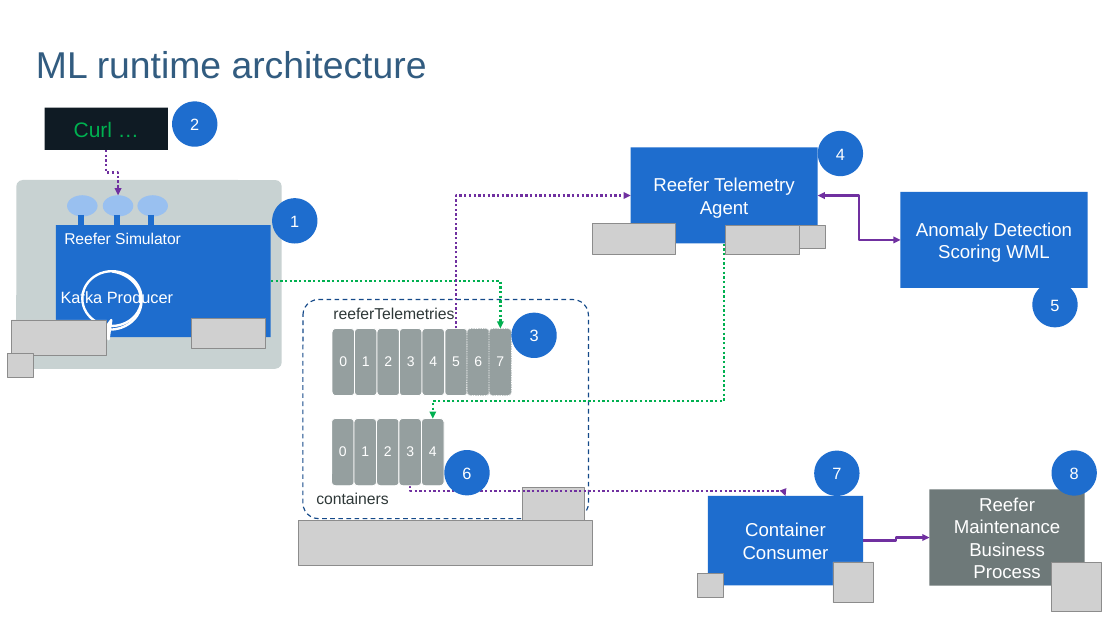
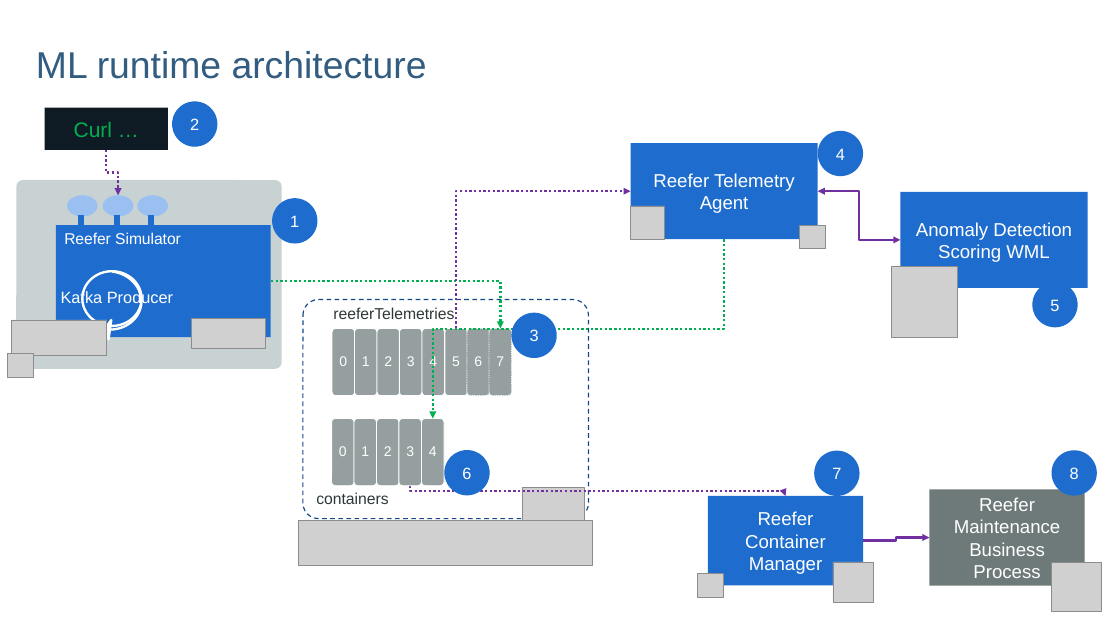
Before and after one commit to ibm-cloud-architecture/refarch-reefer-ml, a slide deck: slide 11 of docs/diagrams.pptx. Drawn at 1120x630 pixels with LibreOffice and Linux fonts; fonts in the diff are those of the drawing; grey boxes stand for pictures; background and template pictures are left out. Boxes give left, top, right and bottom in pixels: in the first picture for what was removed or moved away, otherwise in the second. Text is boxed around its words. In the diff, an @@ line names an element or a change of style, - is before the commit and + after.

```diff
--- a/docs/diagrams.pptx
+++ b/docs/diagrams.pptx
@@ rectangle "Reefer Telemetry Agent": place and size @@
-rectangle "Reefer Telemetry Agent" at bbox=[631, 148, 818, 244]
+rectangle "Reefer Telemetry Agent" at bbox=[631, 144, 818, 239]
@@ elbow arrow moved from (456, 329) - (631, 196) to (456, 329) - (631, 192) @@
@@ picture added at bbox=[631, 206, 665, 239] @@
@@ elbow double arrow moved from (818, 196) - (901, 240) to (818, 192) - (901, 240) @@
@@ elbow arrow moved from (724, 244) - (433, 418) to (724, 239) - (433, 418) @@
@@ picture removed at bbox=[593, 223, 676, 255] @@
@@ picture removed at bbox=[726, 225, 800, 255] @@
@@ picture added at bbox=[892, 266, 959, 337] @@
@@ text in rectangle at bbox=[745, 511, 826, 574]: text changed @@
-Container Consumer
+Reefer Container Manager
```
Also in this commit, not shown: 2 other files.
